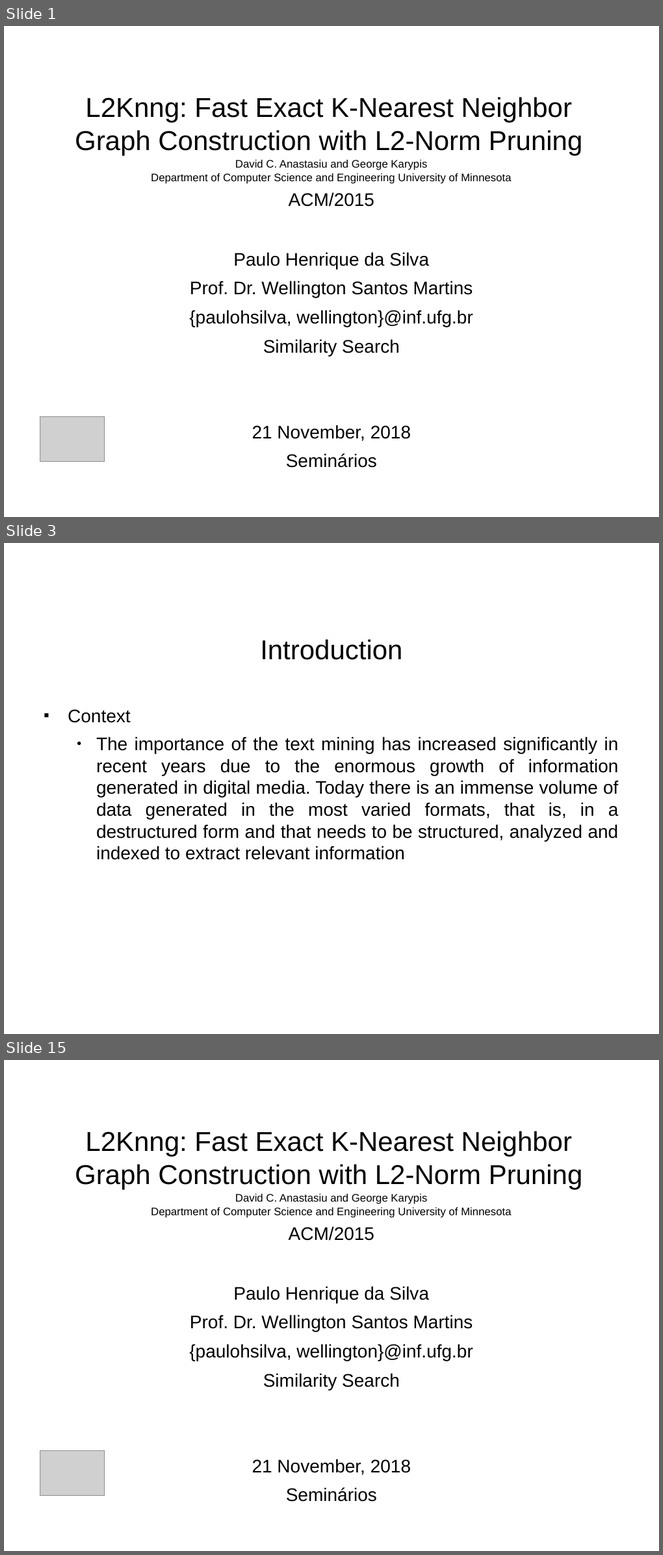
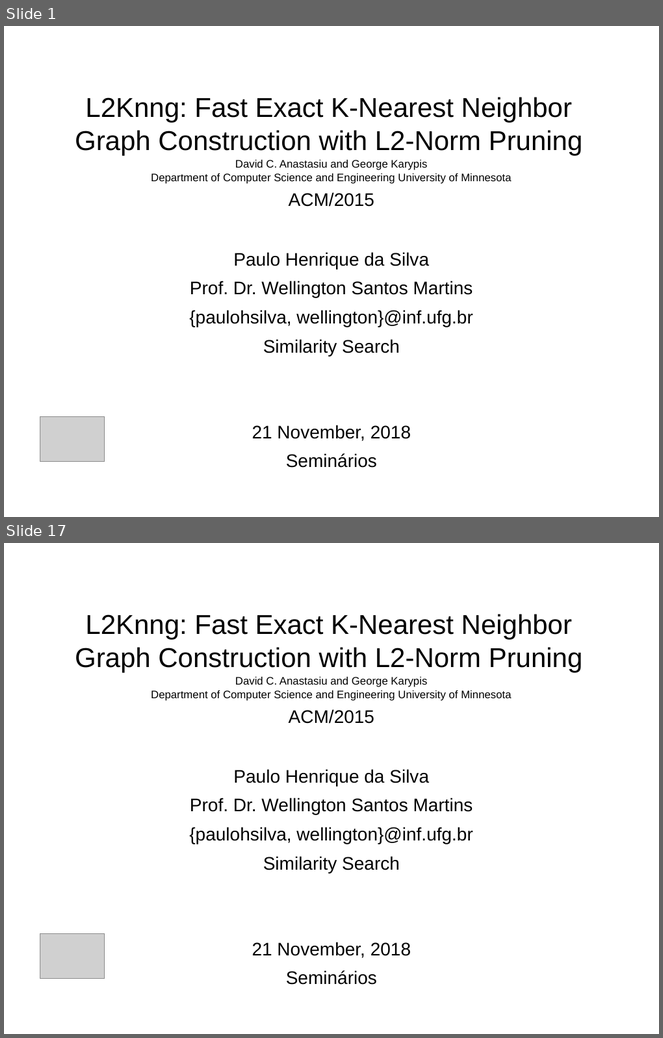
Before and after one commit to paulohq/apresentacao-L2KNNG, a slide deck: apresentacao-L2KNNG.ppt. Shown one above the other, each under a label of ours: slides 1, 3 and 15 before the commit, slides 1 and 17 after it; the slides between them are not shown. The pictures are 663x1555 and 663x1038 pixels, drawn with LibreOffice and Linux fonts; fonts in the diff are those of the drawing; grey boxes stand for pictures; background and template pictures are left out. Boxes give left, top, right and bottom in pixels: in the first picture for what was removed or moved away, otherwise in the second. Text is boxed around its words. In the diff, an @@ line names an element or a change of style, - is before the commit and + after.

```diff
--- a/apresentacao-L2KNNG.ppt
+++ b/apresentacao-L2KNNG.ppt
@@ slide 3 removed at box(4, 543, 659, 1034), background picture (left out) @@
@@ title removed at box(260, 639, 402, 660) @@
-Introduction
@@ text removed at box(68, 709, 619, 860) @@
-■ Context
-  ● The importance of the text mining has increased significantly in recent years due to the enormous growth of information generated in digital media. Today there is an immense volume of data generated in the most varied formats, that is, in a destructured form and that needs to be structured, analyzed and indexed to extract relevant information
@@ text removed at box(619, 1001, 659, 1025) @@
-2/15
@@ what was slide 15 is now slide 17 @@
```
Also in this commit, not shown: 6 slides changed, 7 slides added, 4 other slides removed, 2 other files.
